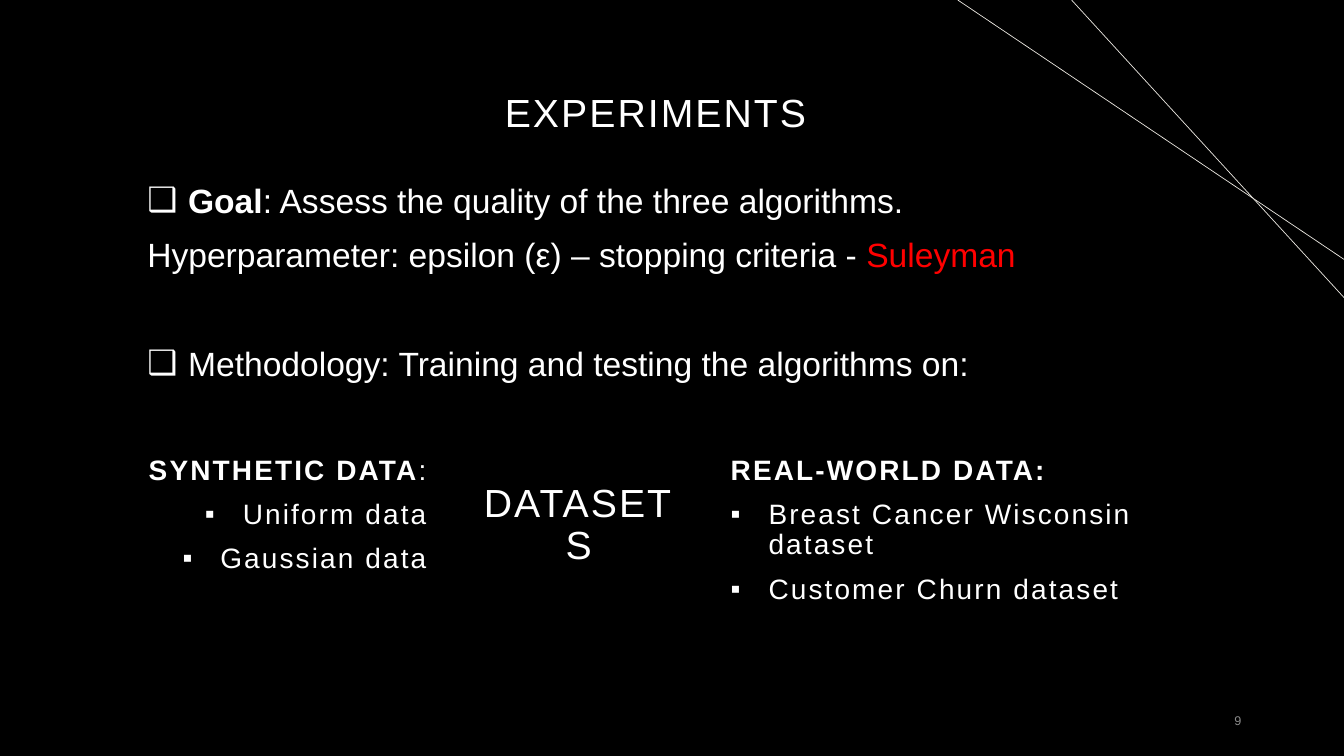
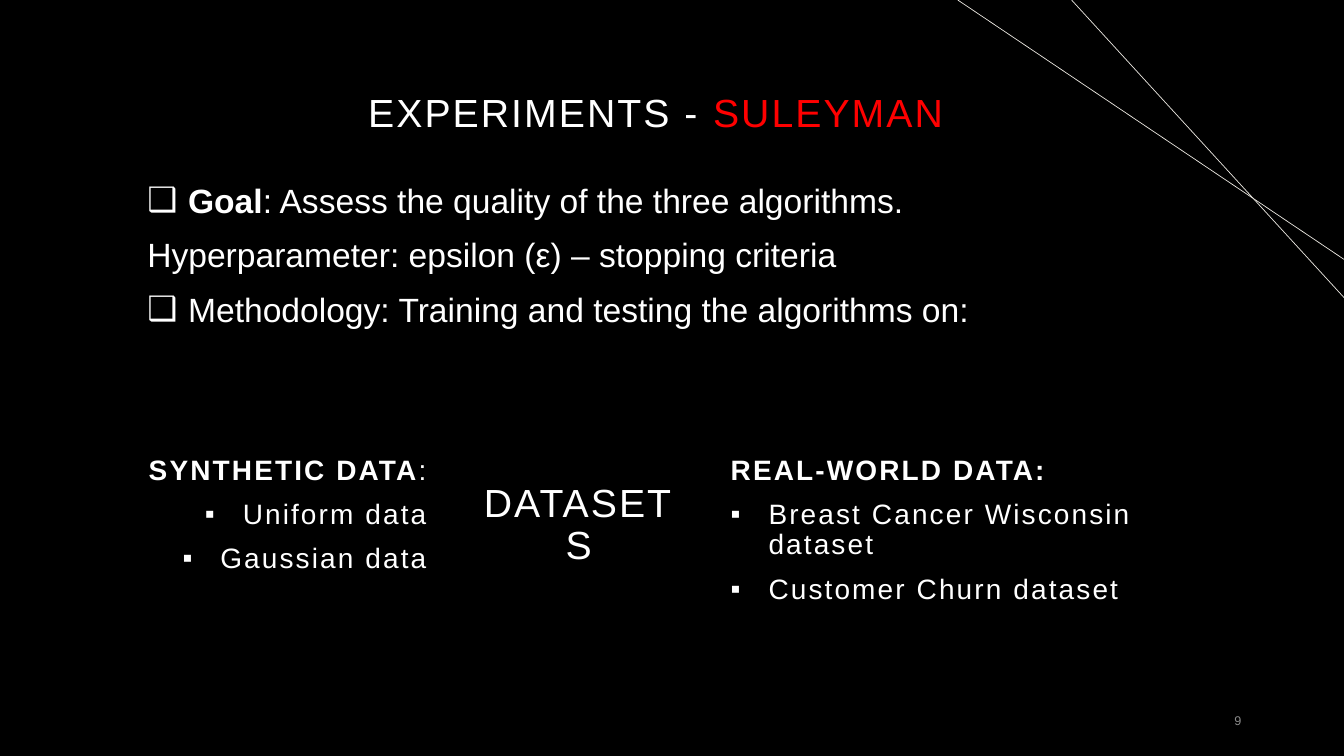
Before and after one commit to suleymanerim1/MEB_FrankWolfe_Optimization, a slide deck: slide 9 of Theory/Minimum Enclosing Ball for FW_Updated.pptx. Drawn at 1344x756 pixels with LibreOffice and Linux fonts; fonts in the diff are those of the drawing. Boxes give left, top, right and bottom in pixels: in the first picture for what was removed or moved away, otherwise in the second. Text is boxed around its words. In the diff, an @@ line names an element or a change of style, - is before the commit and + after.

```diff
--- a/Theory/Minimum Enclosing Ball for FW_Updated.pptx
+++ b/Theory/Minimum Enclosing Ball for FW_Updated.pptx
@@ title at (x1=368, y1=99, x2=943, y2=128): text changed @@
-EXPERIMENTS
+EXPERIMENTS - SULEYMAN
@@ text at (x1=147, y1=242, x2=836, y2=274): text changed @@
-Hyperparameter: epsilon (ε) – stopping criteria - Suleyman
+Hyperparameter: epsilon (ε) – stopping criteria
```
Also in this commit, not shown: 6 other slides changed.
